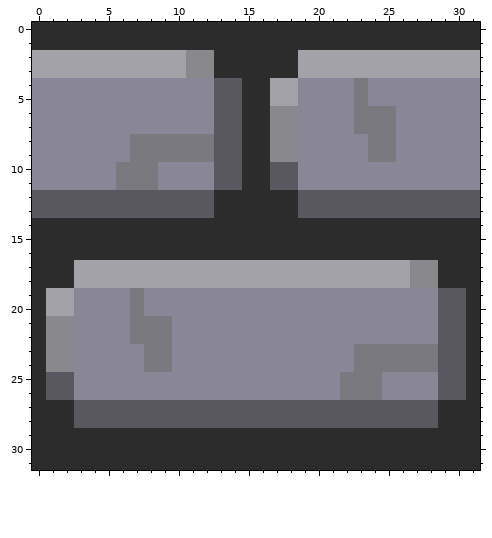
Two versions of one pixel-art sprite, wwwroot/img/stone_big.png. The picture above was drawn from the file before the commit.
The file is 32x32 pixels.
After the commit:
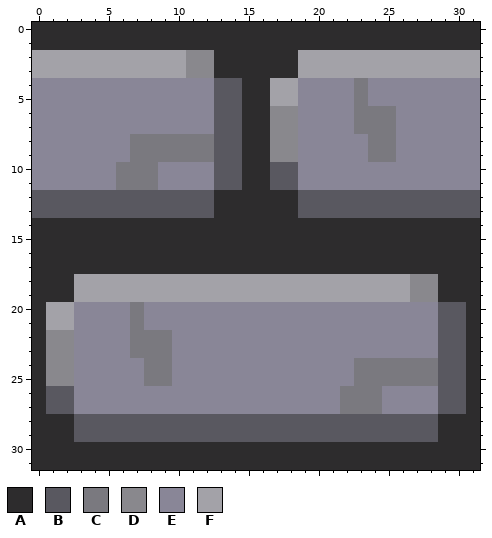
Palette (. is transparent): A #2d2c2d  B #595860  C #7a797f  D #89888d  E #898697  F #a3a2a8
The edit:
{"y":17,"x":3,"old":"FFFFFFFFFFFFFFFFFFFFFFFFDD","new":"AAAAAAAAAAAAAAAAAAAAAAAAAA"}
{"y":19,"x":1,"old":"FFEEEECEEEEEEEEEEEEEEEEEEEEEBB","new":"AAFFFFFFFFFFFFFFFFFFFFFFFFDDAA"}
{"y":21,"x":1,"old":"DD","new":"FF"}
{"y":21,"x":8,"old":"CC","new":"EE"}
{"y":23,"x":7,"old":"E","new":"C"}
{"y":23,"x":23,"old":"CCCCCC","new":"EEEEEE"}
{"y":25,"x":1,"old":"BB","new":"DD"}
{"y":25,"x":8,"old":"EE","new":"CC"}
{"y":25,"x":22,"old":"C","new":"E"}
{"y":25,"x":25,"old":"EEEE","new":"CCCC"}
{"y":27,"x":1,"old":"AABBBBBBBBBBBBBBBBBBBBBBBBBBAA","new":"BBEEEEEEEEEEEEEEEEEEECCCEEEEBB"}
{"y":29,"x":3,"old":"AAAAAAAAAAAAAAAAAAAAAAAAAA","new":"BBBBBBBBBBBBBBBBBBBBBBBBBB"}
{"label":"changed","picture_box":[46,260,466,442]}
